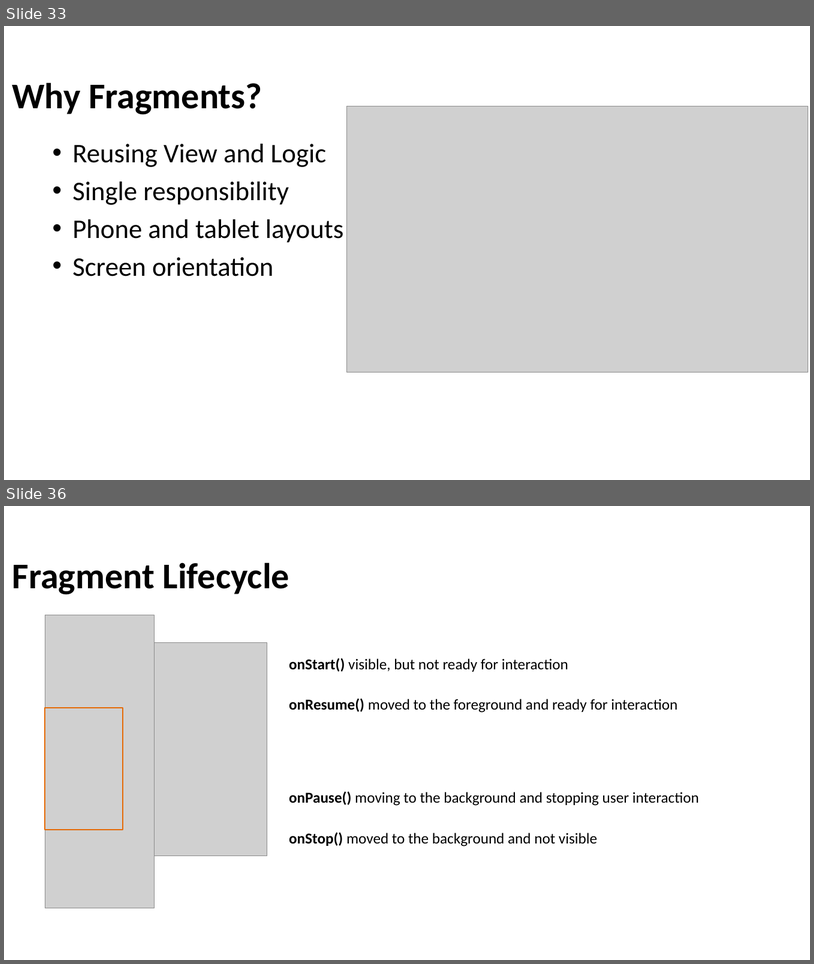
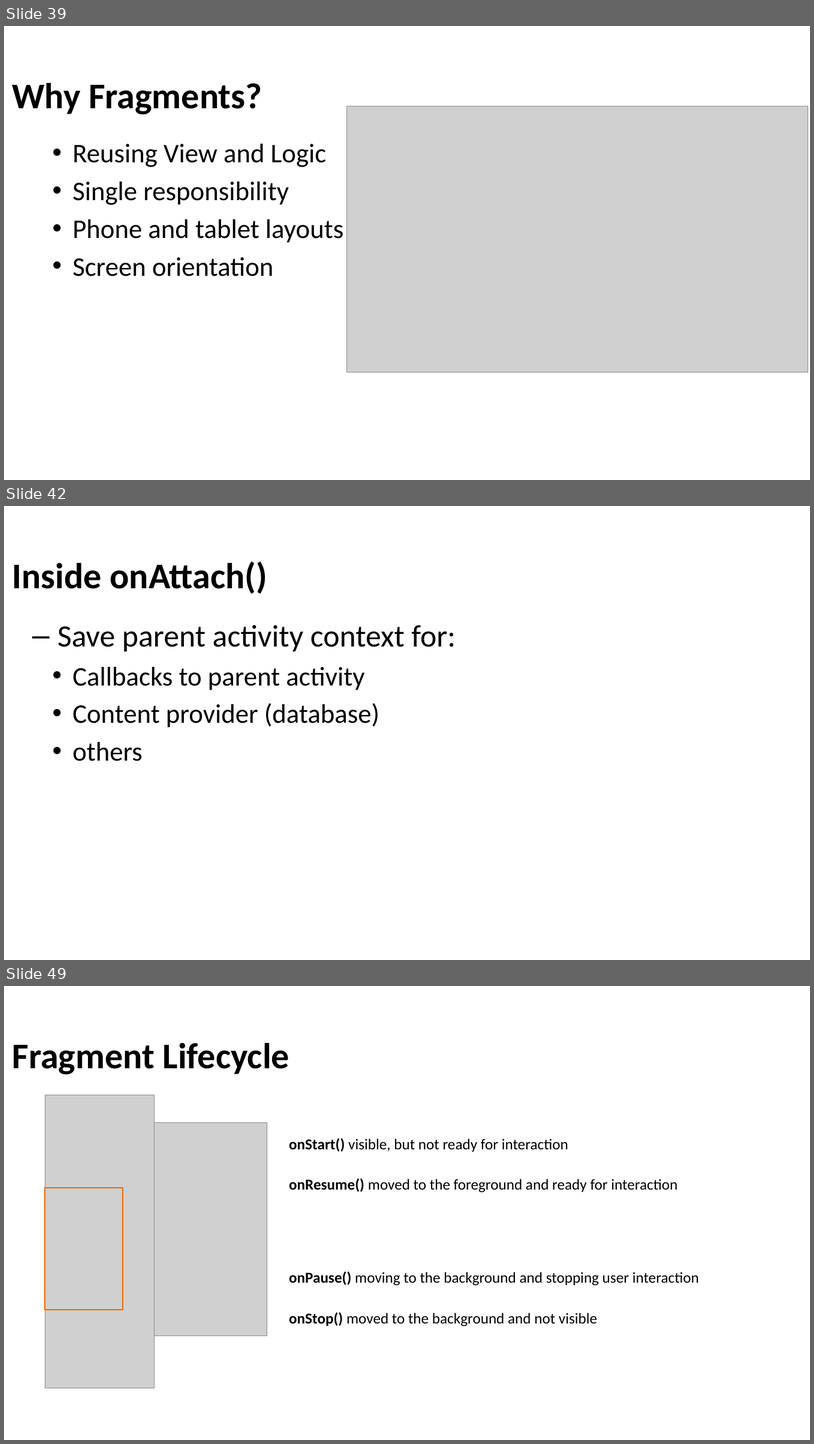
Before and after one commit to Batch-xx/Android-Lunch-Learn, a slide deck: slides/Android Studio_Activities_Fragments.pptx. Shown one above the other, each under a label of ours: slides 33 and 36 before the commit, slides 39, 42 and 49 after it; the slides between them are not shown. The pictures are 814x964 and 814x1444 pixels, drawn with LibreOffice and Linux fonts; fonts in the diff are those of the drawing; grey boxes stand for pictures; background and template pictures are left out. Boxes give left, top, right and bottom in pixels: in the first picture for what was removed or moved away, otherwise in the second. Text is boxed around its words. In the diff, an @@ line names an element or a change of style, - is before the commit and + after.

```diff
--- a/slides/Android Studio_Activities_Fragments.pptx
+++ b/slides/Android Studio_Activities_Fragments.pptx
@@ slide 42 added at bbox=[4, 506, 810, 960], background picture (left out) @@
@@ title added at bbox=[12, 561, 268, 594], 43 pt, text #000000, bold @@
+Inside onAttach()
@@ text added at bbox=[57, 625, 456, 761], 32 pt, text #000000 @@
+  – Save parent activity context for:
+    • Callbacks to parent activity
+    • Content provider (database)
+    • others
@@ what was slide 33 is now slide 39 @@
@@ what was slide 36 is now slide 49 @@
```
Also in this commit, not shown: 9 slides changed, 18 other slides added, 4 slides removed, 1 other file.
